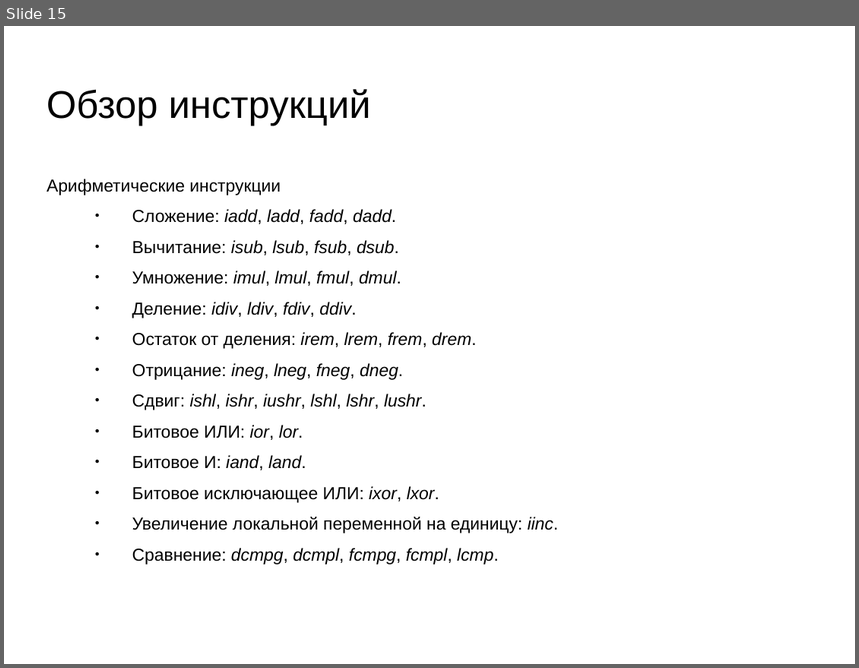
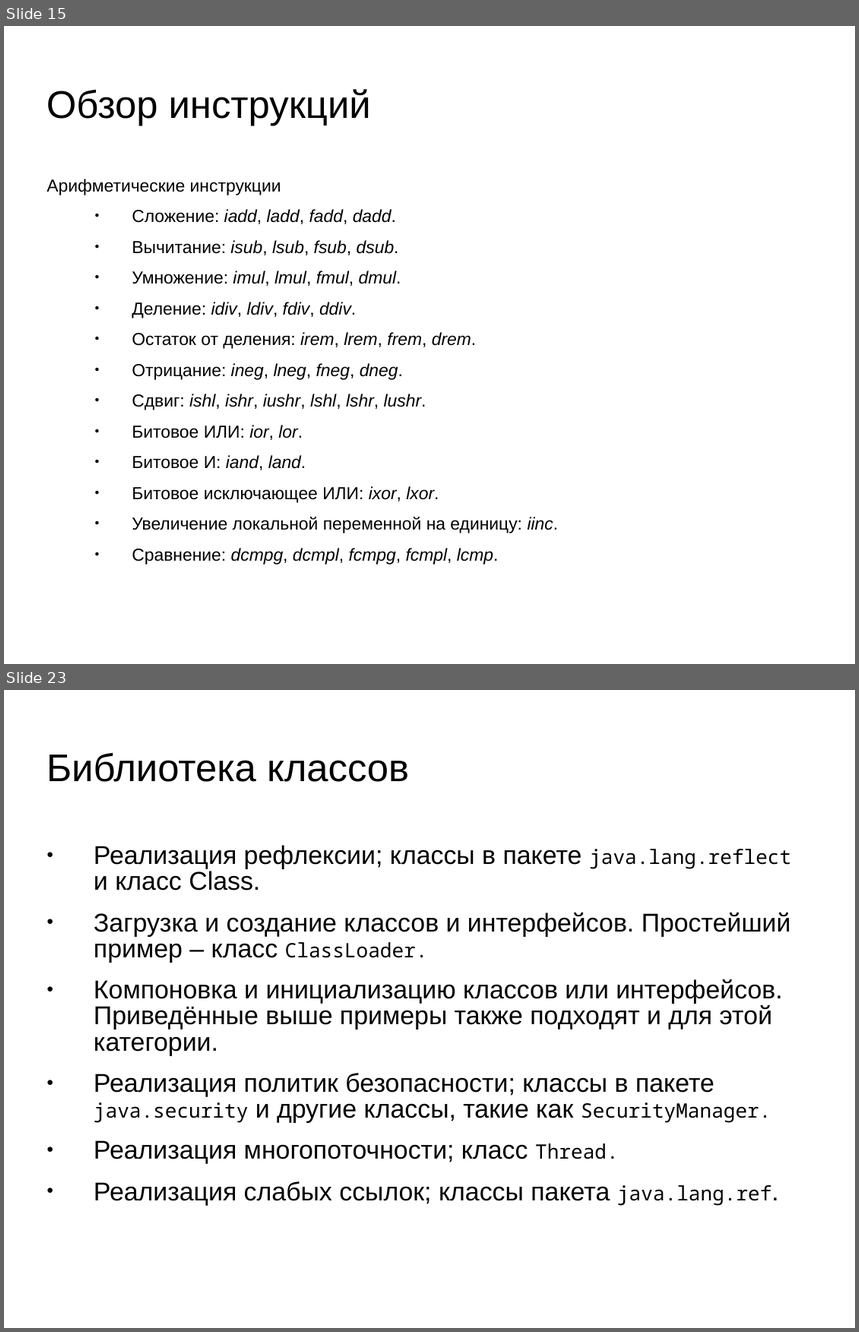
Before and after one commit to oleksiy-sayankin/javacogito, a slide deck: JVMSpec/presentation-jvm7.ppt. Shown one above the other, each under a label of ours: slide 15 before the commit, slides 15 and 23 after it; the slides between them are not shown. The pictures are 859x668 and 859x1332 pixels, drawn with LibreOffice and Linux fonts; fonts in the diff are those of the drawing; background and template pictures are left out. Boxes give left, top, right and bottom in pixels: in the first picture for what was removed or moved away, otherwise in the second. Text is boxed around its words. In the diff, an @@ line names an element or a change of style, - is before the commit and + after.

```diff
--- a/JVMSpec/presentation-jvm7.ppt
+++ b/JVMSpec/presentation-jvm7.ppt
@@ slide 23 added at (4, 690, 855, 1328), background picture (left out) @@
@@ title added at (47, 752, 409, 782), 36 pt, text #000000 @@
+Библиотека классов
@@ text added at (94, 845, 791, 1206), 24.1 pt, text #000000 @@
+● Реализация рефлексии; классы в пакете java.lang.reflect и класс Class.
+● Загрузка и создание классов и интерфейсов. Простейший пример – класс ClassLoader.
+● Компоновка и инициализацию классов или интерфейсов. Приведённые выше примеры также подходят и для этой категории.
+● Реализация политик безопасности; классы в пакете java.security и другие классы, такие как SecurityManager.
+● Реализация многопоточности; класс Thread.
+● Реализация слабых ссылок; классы пакета java.lang.ref.
```
Also in this commit, not shown: 7 other slides added.
